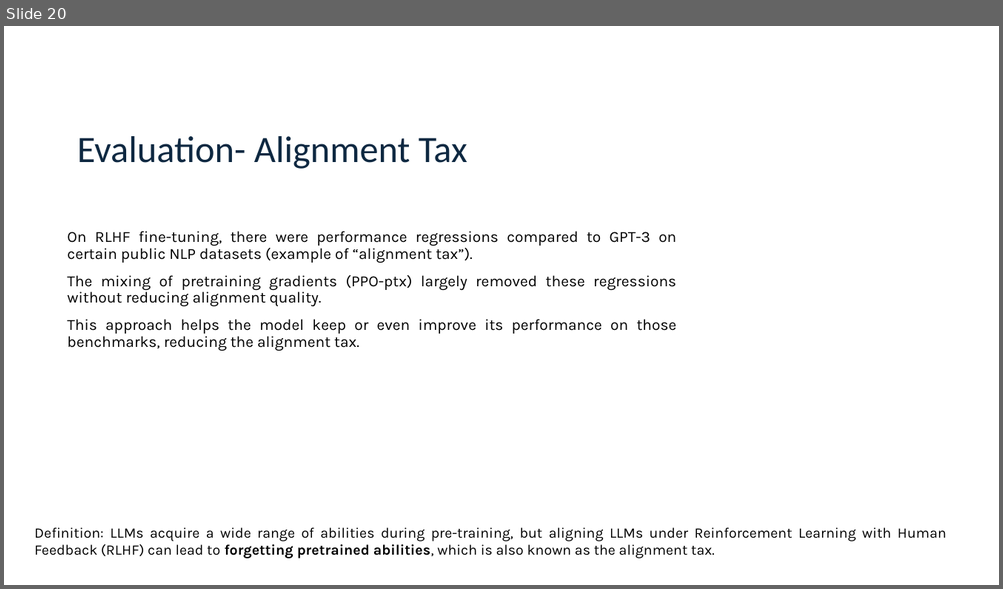
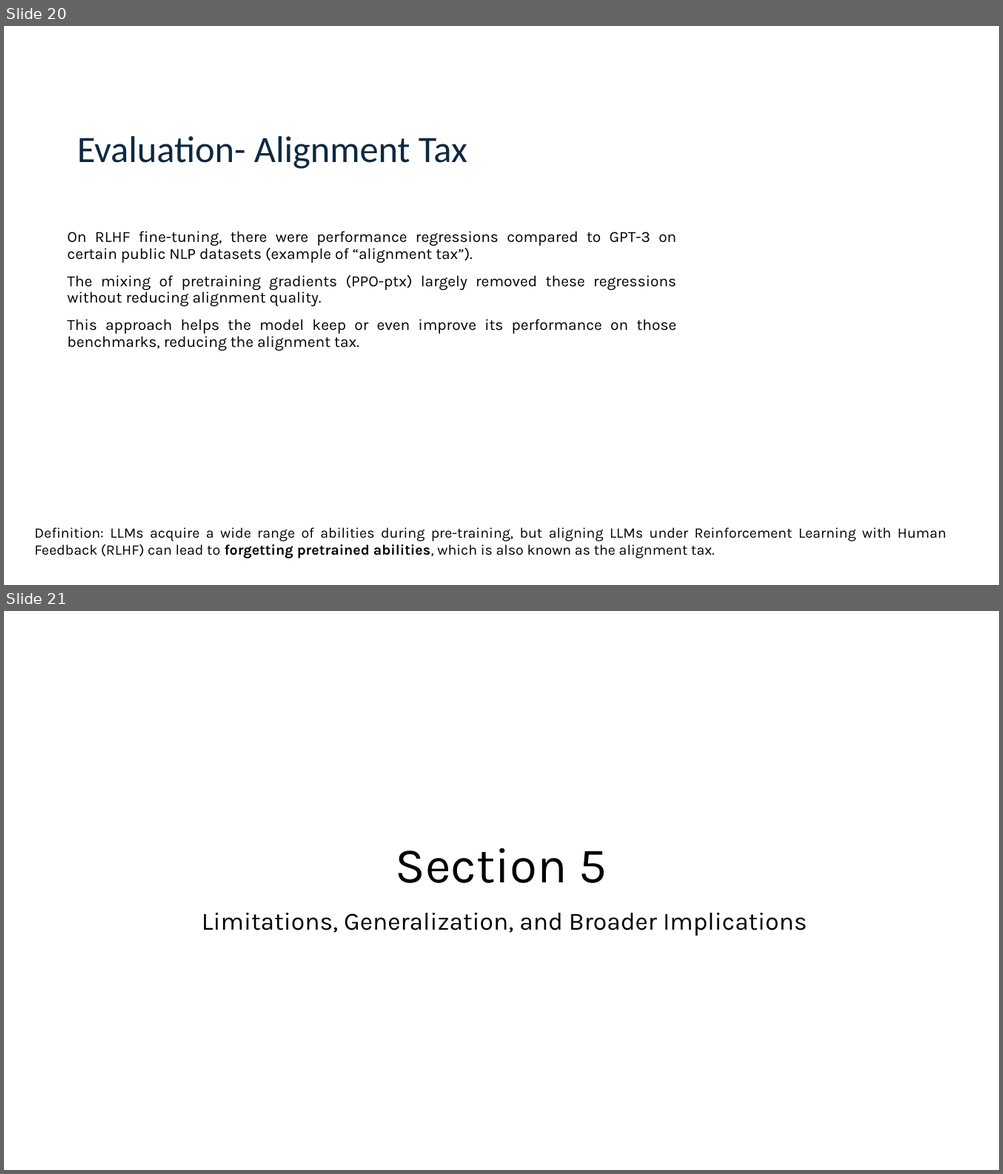
Before and after one commit to logus2k/genai_paper, a slide deck: final/final_version.pptx. Shown one above the other, each under a label of ours: slide 20 before the commit, slides 20 and 21 after it. The pictures are 1003x589 and 1003x1174 pixels, drawn with LibreOffice and Linux fonts; fonts in the diff are those of the drawing. Boxes give left, top, right and bottom in pixels: in the first picture for what was removed or moved away, otherwise in the second. Text is boxed around its words. In the diff, an @@ line names an element or a change of style, - is before the commit and + after.

Commit message:
Final report and presentation updates to include section 5 content

```diff
--- a/final/final_version.pptx
+++ b/final/final_version.pptx
@@ slide 21 added at (4, 611, 999, 1170), background #FFFFFF @@
@@ title added at (395, 848, 607, 883), 48 pt, text #000000 @@
+Section 5
@@ subtitle added at (202, 913, 807, 936), 24 pt, text #000000 @@
+Limitations, Generalization, and Broader Implications
```
Also in this commit, not shown: 5 other slides added, 1 slide removed, 2 other files.
